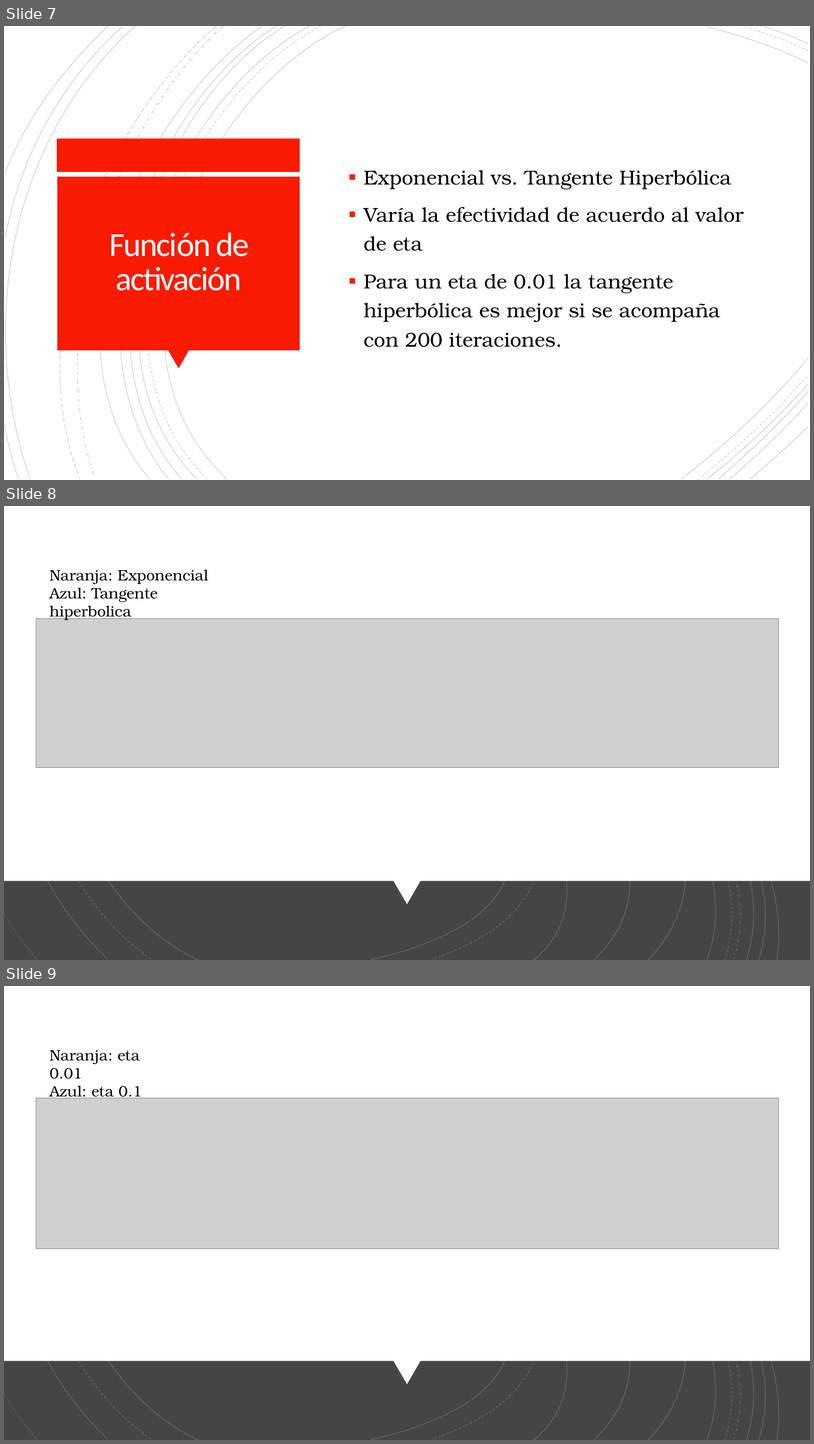
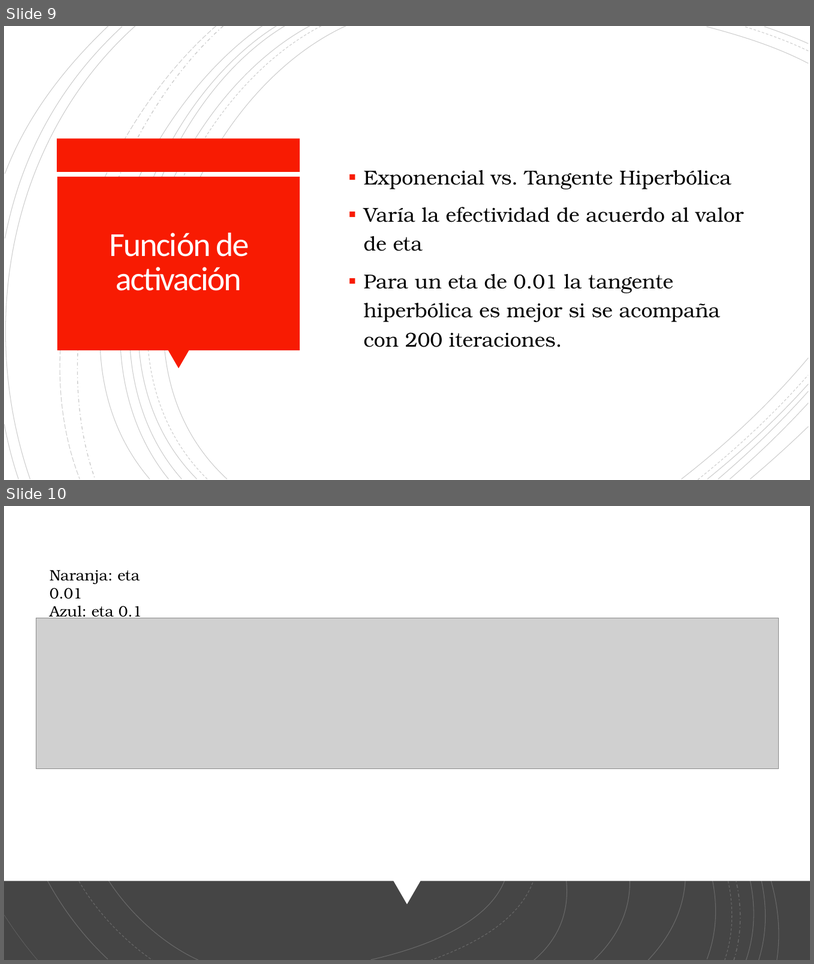
Before and after one commit to ramadis/sia, a slide deck: TP PARTE 2/presentacion.pptx. Shown one above the other, each under a label of ours: slides 7, 8 and 9 before the commit, slides 9 and 10 after it. The pictures are 814x1444 and 814x964 pixels, drawn with LibreOffice and Linux fonts; fonts in the diff are those of the drawing; grey boxes stand for pictures. Boxes give left, top, right and bottom in pixels: in the first picture for what was removed or moved away, otherwise in the second. Text is boxed around its words. In the diff, an @@ line names an element or a change of style, - is before the commit and + after.

```diff
--- a/TP PARTE 2/presentacion.pptx
+++ b/TP PARTE 2/presentacion.pptx
@@ slide 8 removed at (4,506,810,960), background #454545; not listed: 18 template elements that a slide beside it also shows @@
@@ rectangle removed at (4,506,810,960) @@
@@ freeform shape removed at (4,506,810,904) @@
@@ group removed at (4,506,810,960): 19 freeform shapes @@
@@ text removed at (50,570,208,621) @@
-Naranja: Exponencial
-Azul: Tangente hiperbolica
@@ picture removed at (36,619,779,768) @@
@@ what was slide 7 is now slide 9 @@
@@ what was slide 9 is now slide 10 @@
```
Also in this commit, not shown: 2 slides changed, 2 slides added, 1 other file.
